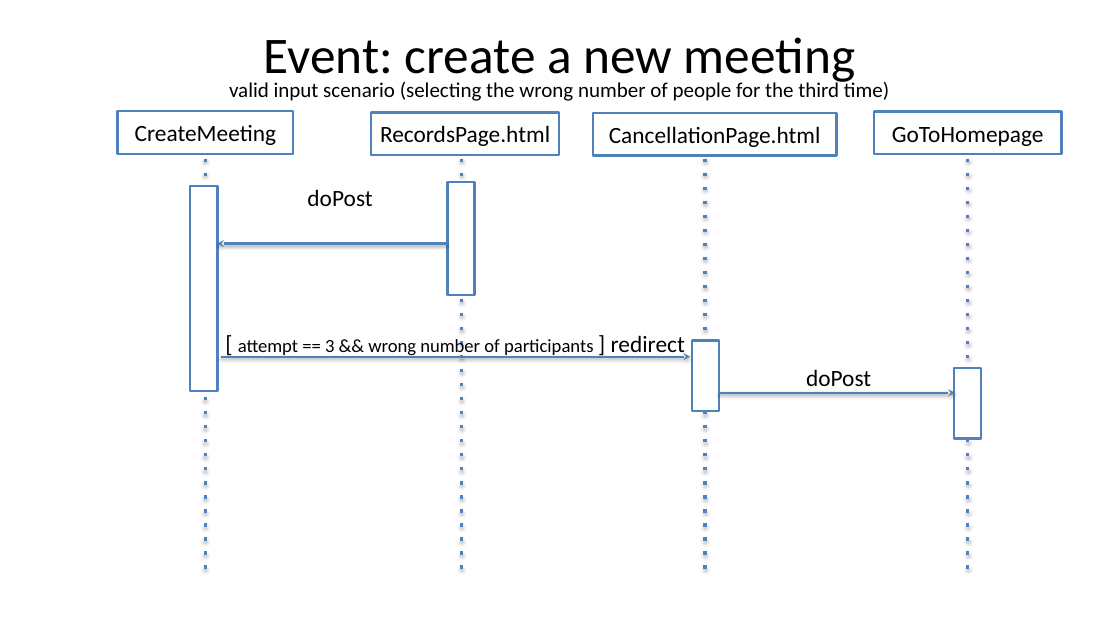
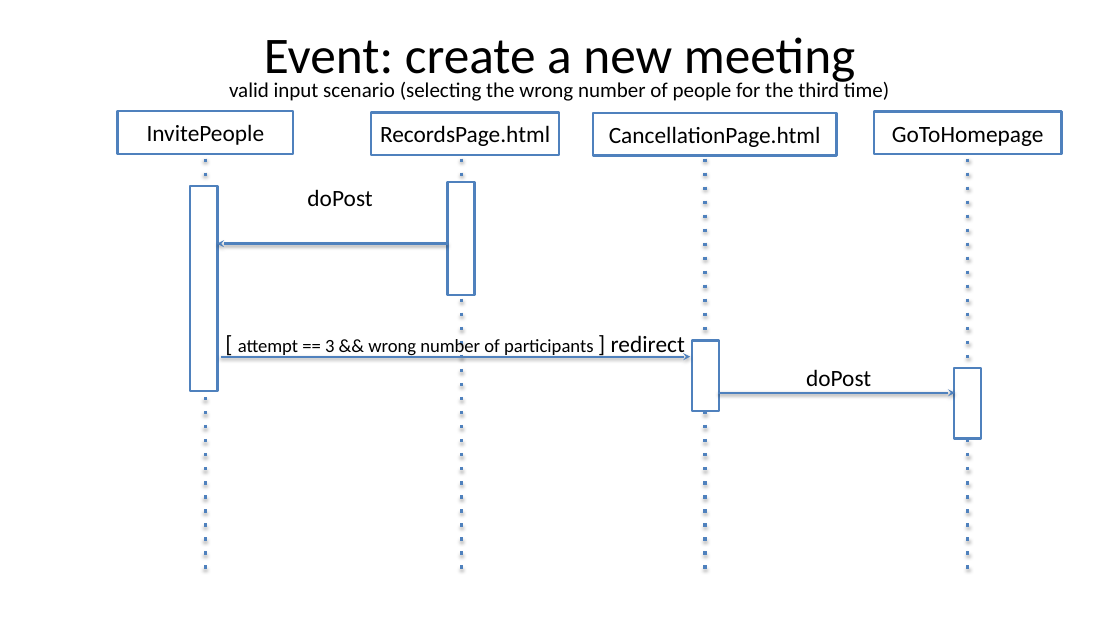
Before and after one commit to FrancescaGrimaldi/TIWProject-2022, a slide deck: slide 19 of ppt/tiw pure html + notes.pptx. Drawn at 1120x630 pixels with LibreOffice and Linux fonts; fonts in the diff are those of the drawing. Boxes give left, top, right and bottom in pixels: in the first picture for what was removed or moved away, otherwise in the second. Text is boxed around its words. In the diff, an @@ line names an element or a change of style, - is before the commit and + after.

```diff
--- a/ppt/tiw pure html + notes.pptx
+++ b/ppt/tiw pure html + notes.pptx
@@ text in rectangle at <box>147,124,265,145</box>: text changed @@
-CreateMeeting
+InvitePeople
```
Also in this commit, not shown: 6 other slides changed, 3 other files.
